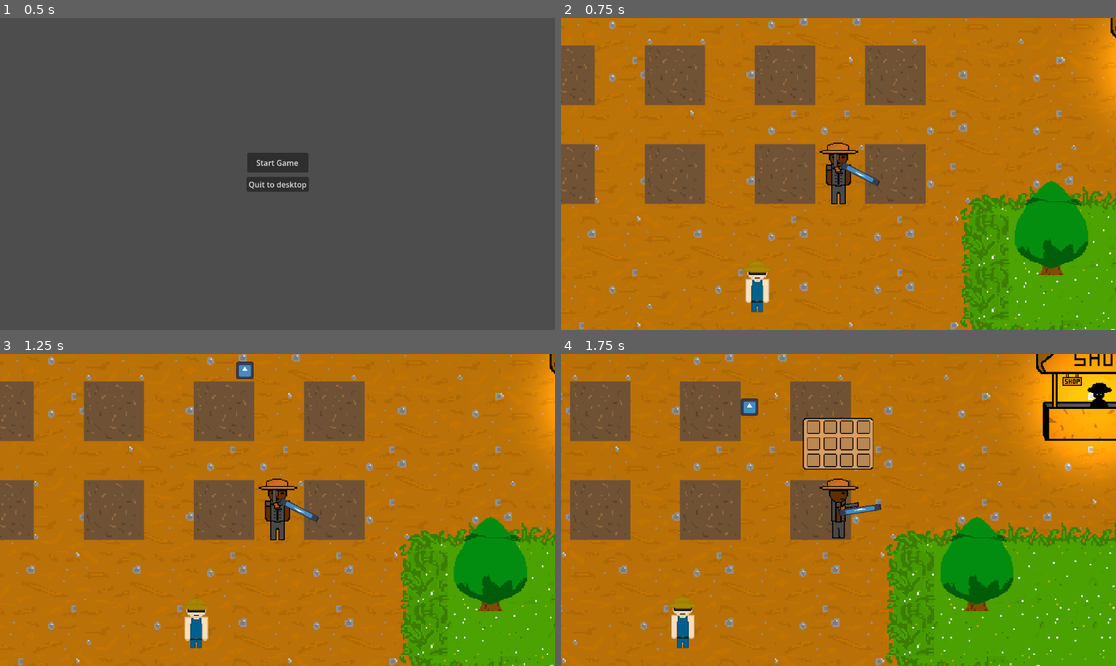
Above: before the commit, frames 1-4 (two rows, left to right).
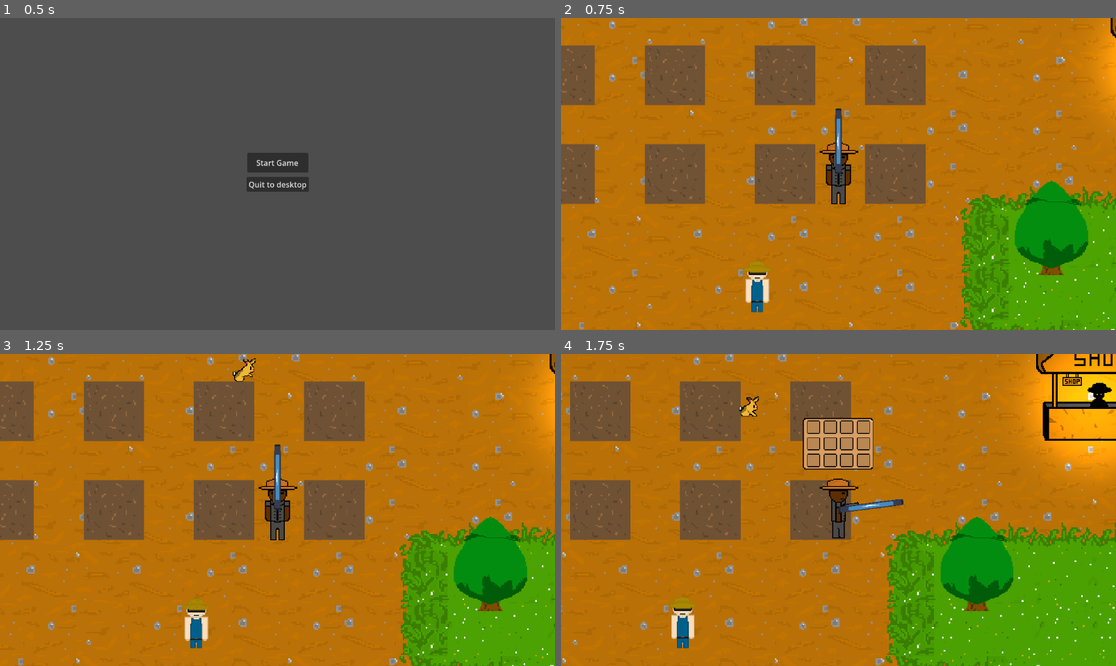
Above: after the commit, the same moments.

Repository: Joeredmile/FarmingDTG
Game: Godot game, scene res://scenes/menu.tscn
Two runs of this game, one before a commit and one after it. Both use one fixed random seed, a clock stepped at 60 frames per second and the inputs below. The engine's default icon, where the game draws it, is replaced by a stand-in: a white triangle on a blue panel in a dark square.
Inputs (mouse positions are in pixels of both pictures, inside the frame that each line leads up to):
- Up to frame 1 (0.5 s): no input
- Up to frame 2 (0.75 s): click "Start Game" at 0.5 s
- Up to frame 3 (1.25 s): no input
- Up to frame 4 (1.75 s): move the mouse to (960, 494) at 1.27 s; hold D (right) from 1.28 s (still down); tap I (i) at 1.35 s

Frame 1 is identical in both runs. In frame 2, 0.4% of the frame differs, in the area x 49-58%, y 28-54%; in frame 3, 0.6%, in the area x 41-58%, y 1-54%; in frame 4, 0.5%.
Error after the commit: Invalid access to property or key 'global_position' on a base object of type 'Nil'. (res://scripts/rabbit.gd:10)

Commit message:
hes averaging 40

Diff:
--- a/farming-dtg/scenes/axe.tscn
+++ b/farming-dtg/scenes/axe.tscn
@@ -6,4 +6,5 @@
 [node name="axe" type="Sprite2D" unique_id=1256663685]
 scale = Vector2(0.4, 0.4)
 texture = ExtResource("1_725vr")
+offset = Vector2(64, 0)
 script = ExtResource("2_8s0ly")
--- a/farming-dtg/scenes/player.tscn
+++ b/farming-dtg/scenes/player.tscn
@@ -391,7 +391,6 @@
 texture_scale = 0.6
 
 [node name="axe" parent="." unique_id=1256663685 instance=ExtResource("8_smehm")]
-position = Vector2(26, 0)
-scale = Vector2(0.4, 0.059375)
+scale = Vector2(0.6171875, 0.059375)
 
 [connection signal="timeout" from="timer" to="." method="_on_timer_timeout"]
--- a/farming-dtg/scenes/rabbit.tscn
+++ b/farming-dtg/scenes/rabbit.tscn
@@ -1,39 +1,87 @@
 [gd_scene format=3 uid="uid://ddmv3ggvs5hbp"]
 
 [ext_resource type="Script" uid="uid://b3uourbfloq1p" path="res://scripts/rabbit.gd" id="1_dxh4p"]
-[ext_resource type="Texture2D" uid="uid://bt1bqsembq3k5" path="res://icon.svg" id="2_haj5u"]
+[ext_resource type="Texture2D" uid="uid://dugvueq6i1mlr" path="res://assets/bunny.png" id="2_dxh4p"]
+
+[sub_resource type="AtlasTexture" id="AtlasTexture_dxh4p"]
+atlas = ExtResource("2_dxh4p")
+region = Rect2(0, 0, 64, 64)
+
+[sub_resource type="AtlasTexture" id="AtlasTexture_haj5u"]
+atlas = ExtResource("2_dxh4p")
+region = Rect2(0, 0, 64, 64)
+
+[sub_resource type="AtlasTexture" id="AtlasTexture_ukfwh"]
+atlas = ExtResource("2_dxh4p")
+region = Rect2(64, 0, 64, 64)
 
 [sub_resource type="AtlasTexture" id="AtlasTexture_ybw8e"]
-atlas = ExtResource("2_haj5u")
-region = Rect2(0, 0, 128, 128)
+atlas = ExtResource("2_dxh4p")
+region = Rect2(128, 0, 64, 64)
+
+[sub_resource type="AtlasTexture" id="AtlasTexture_dcyra"]
+atlas = ExtResource("2_dxh4p")
+region = Rect2(0, 64, 64, 64)
+
+[sub_resource type="AtlasTexture" id="AtlasTexture_6k4km"]
+atlas = ExtResource("2_dxh4p")
+region = Rect2(64, 64, 64, 64)
 
 [sub_resource type="SpriteFrames" id="SpriteFrames_dcyra"]
 animations = [{
 "frames": [{
 "duration": 1.0,
-"texture": SubResource("AtlasTexture_ybw8e")
+"texture": SubResource("AtlasTexture_dxh4p")
 }],
 "loop": true,
-"name": &"default",
+"name": &"dead",
 "speed": 5.0
+}, {
+"frames": [{
+"duration": 1.0,
+"texture": SubResource("AtlasTexture_haj5u")
+}, {
+"duration": 1.0,
+"texture": SubResource("AtlasTexture_ukfwh")
+}, {
+"duration": 1.0,
+"texture": SubResource("AtlasTexture_ybw8e")
+}, {
+"duration": 1.0,
+"texture": SubResource("AtlasTexture_dcyra")
+}, {
+"duration": 1.0,
+"texture": SubResource("AtlasTexture_6k4km")
+}],
+"loop": true,
+"name": &"move",
+"speed": 4.0
 }]
 
 [sub_resource type="RectangleShape2D" id="RectangleShape2D_dxh4p"]
-size = Vector2(19, 19)
+size = Vector2(22, 22)
 
 [node name="rabbit" type="CharacterBody2D" unique_id=588397461]
+z_index = 1
 script = ExtResource("1_dxh4p")
 
 [node name="AnimatedSprite2D" type="AnimatedSprite2D" parent="." unique_id=1499493003]
 position = Vector2(-0.5000019, -0.5000019)
-scale = Vector2(0.16406249, 0.16406249)
+scale = Vector2(0.45, 0.45)
 sprite_frames = SubResource("SpriteFrames_dcyra")
+animation = &"dead"
+autoplay = "move"
 
 [node name="hitbox" type="Area2D" parent="." unique_id=659687177]
 
 [node name="CollisionShape2D" type="CollisionShape2D" parent="hitbox" unique_id=2001504816]
-position = Vector2(-0.5, -0.5)
+position = Vector2(-1, 0)
 shape = SubResource("RectangleShape2D_dxh4p")
 
+[node name="Timer" type="Timer" parent="." unique_id=1235248362]
+
+[node name="CanvasModulate" type="CanvasModulate" parent="." unique_id=1425059992]
+
+[connection signal="body_entered" from="hitbox" to="." method="_on_hitbox_body_entered"]
 [connection signal="body_entered" from="hitbox" to="." method="_on_area_2d_body_entered"]
-[connection signal="body_entered" from="hitbox" to="." method="_on_hitbox_body_entered"]
+[connection signal="timeout" from="Timer" to="." method="_on_timer_timeout"]
--- a/farming-dtg/scripts/rabbit.gd
+++ b/farming-dtg/scripts/rabbit.gd
@@ -1,16 +1,36 @@
 extends CharacterBody2D
 class_name Enemy
 
+const DEAD_COLOR = Color("#000000")
+@onready var animated_sprite_2d: AnimatedSprite2D = $AnimatedSprite2D
 @onready var player: CharacterBody2D = $"../player"
-const SPEED = 100.0
+var SPEED = 100.0
+@onready var timer: Timer = $Timer
+@onready var canvas_modulate: CanvasModulate = $CanvasModulate
+var direction = (player.global_position - global_position).normalized()
+
 
 func _physics_process(delta: float) -> void:
 	#where is the player
 	var direction = (player.global_position - global_position).normalized()
 	velocity = direction * SPEED
 	move_and_slide()
+	if direction.x != 0:
+		$AnimatedSprite2D.flip_h = (direction.x < 0)
 
 
 func _on_hitbox_body_entered(body: Node2D) -> void:
 	if body.name == "bullet":
-		queue_free()
+		if direction.x < 0:
+			canvas_modulate.color = Color.WHITE
+			var tween = create_tween()
+			tween.tween_property(canvas_modulate, "color", Color.BLACK, 3)
+			animated_sprite_2d.play("dead")
+			animated_sprite_2d.rotate(-71)
+			SPEED = 0
+			timer.start()
+
+
+
+func _on_timer_timeout() -> void:
+	queue_free()
